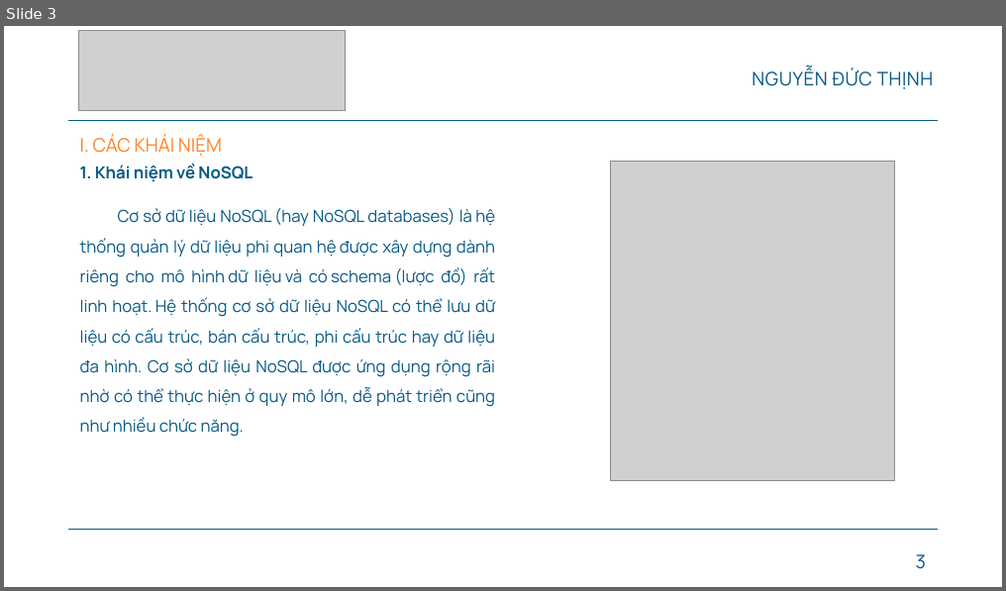
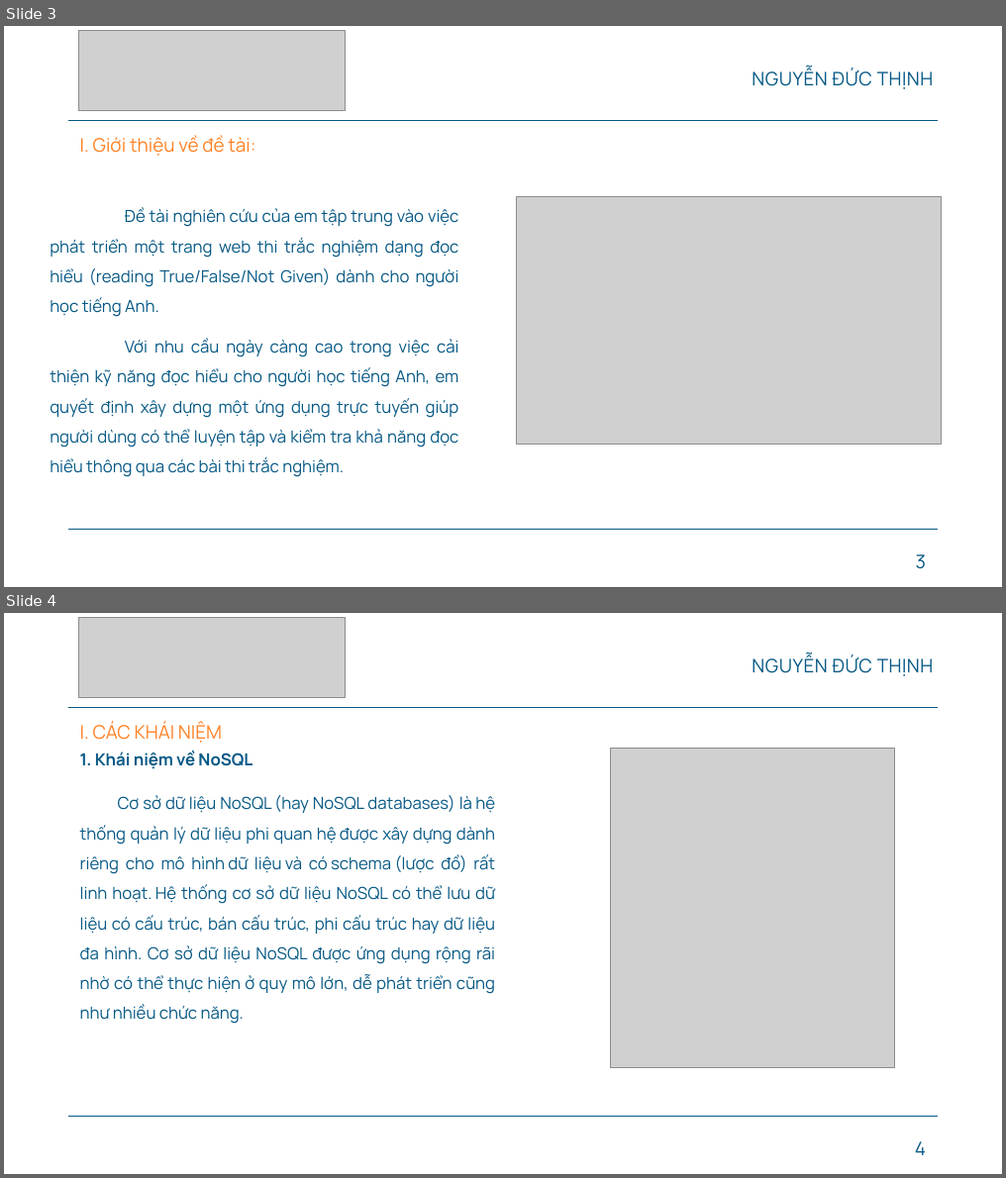
Before and after one commit to Ducthinh1501/CN-DA21TTB-NGUYENDUCTHINH-MONGODB-READINGTESTS, a slide deck: thesis/CN-SLIDE-BAOCAO.pptx. Shown one above the other, each under a label of ours: slide 3 before the commit, slides 3 and 4 after it. The pictures are 1006x591 and 1006x1178 pixels, drawn with LibreOffice and Linux fonts; fonts in the diff are those of the drawing; grey boxes stand for pictures; background and template pictures are left out. Boxes give left, top, right and bottom in pixels: in the first picture for what was removed or moved away, otherwise in the second. Text is boxed around its words. In the diff, an @@ line names an element or a change of style, - is before the commit and + after.

```diff
--- a/thesis/CN-SLIDE-BAOCAO.pptx
+++ b/thesis/CN-SLIDE-BAOCAO.pptx
@@ slide 3 added at (4,26,1002,587), background #FFFFFF; not listed: 2 template elements that a slide beside it also shows @@
@@ picture added at (79,30,346,110) @@
@@ title added at (751,69,934,89), 18 pt, text #075985 @@
+NGUYỄN ĐỨC THỊNH
@@ text added at (80,135,255,156), 18 pt, text #FF8225 @@
+I. Giới thiệu về đề tài:
@@ picture added at (517,197,942,445) @@
@@ text added at (50,207,459,477), 16 pt, text #075985 @@
+Đề tài nghiên cứu của em tập trung vào việc phát triển một trang web thi trắc nghiệm dạng đọc hiểu (reading True/False/Not Given) dành cho người học tiếng Anh.
+Với nhu cầu ngày càng cao trong việc cải thiện kỹ năng đọc hiểu cho người học tiếng Anh, em quyết định xây dựng một ứng dụng trực tuyến giúp người dùng có thể luyện tập và kiểm tra khả năng đọc hiểu thông qua các bài thi trắc nghiệm.
@@ page number added at (916,555,926,570), 18 pt, text #075985 @@
+3
@@ what was slide 3 is now slide 4 @@
@@ page number at (915,1142,926,1156): text changed @@
-3
+4
```
Also in this commit, not shown: 4 slides changed, 3 other slides added, 8 slides removed, 12 other files.
